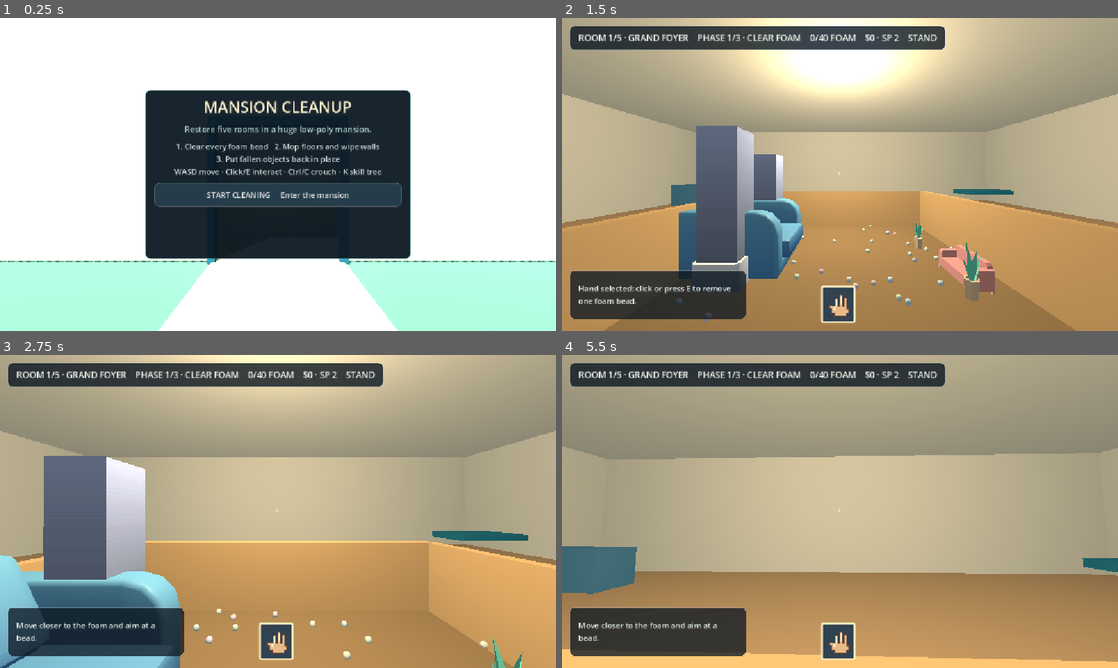
Above: before the commit, frames 1-4 (two rows, left to right).
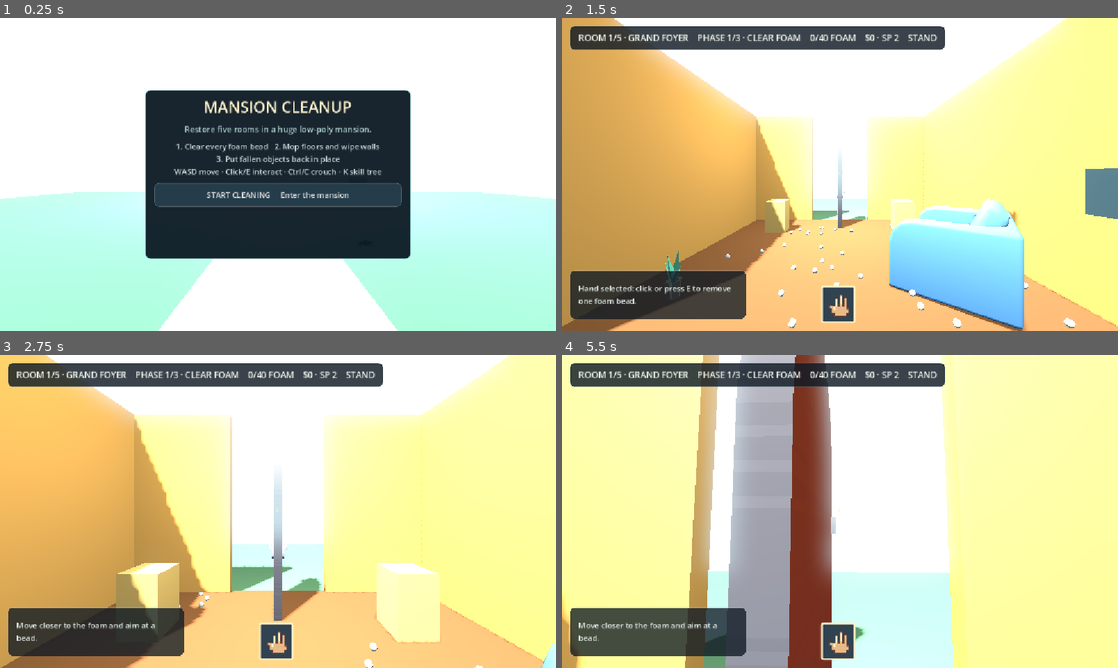
Above: after the commit, the same moments.

Repository: OuanEng/gay
Game: Godot game, scene res://house_main.tscn
Two runs of this game, one before a commit and one after it. Both use one fixed random seed, a clock stepped at 60 frames per second and the inputs below.
Inputs (mouse positions are in pixels of both pictures, inside the frame that each line leads up to):
- Up to frame 1 (0.25 s): no input
- Up to frame 2 (1.5 s): click "START CLEANING Enter the mans…" at 0.5 s; click (840, 305) at 1.25 s
- Up to frame 3 (2.75 s): tap E at 2 s; move the mouse to (305, 511) at 2.02 s; hold W from 2.03 s (still down); tap R at 2.1 s; click (305, 511) at 2.17 s
- Up to frame 4 (5.5 s): move the mouse to (812, 511) at 2.77 s; tap M at 2.85 s; release W at 3.5 s; click "START CLEANING Enter the mans…" at 3.5 s; tap Space at 4.25 s; move the mouse to (851, 505) at 4.27 s; hold W from 4.28 s (still down); tap U at 4.35 s; move the mouse to (834, 517) at 5.02 s; tap B at 5.1 s; click (834, 517) at 5.17 s

The runs differ from the first frame. In frame 1, 12% of the frame differs, in the area x 0-100%, y 55-79%; in frame 2, 84%; in frame 3, 91%, in the area x 0-100%, y 0-100%; in frame 4, 91%.

Commit message:
Redesign all mansion room layouts

Diff:
--- a/house_game.gd
+++ b/house_game.gd
@@ -122,6 +122,8 @@
 	"res://assets/kenney_food/plate-dinner.glb", "res://assets/kenney_furniture/books.glb",
 	"res://assets/kenney_furniture/cardboardBoxOpen.glb"
 ]
+var current_walkable_rects: Array[Rect2] = []
+var blocked_spawn_rects: Array[Rect2] = []
 
 
 func _ready() -> void:
@@ -211,27 +213,8 @@
 	room_light.omni_range = 19.0
 	add_child(room_light)
 	var grass := make_material(Color("6aa987"))
-	var floor_mat := make_material(Color("d6a875"))
-	var wall_mat := make_material(Color("f6e9ce"))
-	var trim_mat := make_material(Color("277f91"))
 	box("Yard", Vector3(0.0, -0.22, 7.0), Vector3(38.0, 0.4, 32.0), grass)
-	box("House floor", Vector3(0.0, -0.04, -1.0), Vector3(18.0, 0.14, 16.0), floor_mat)
-	box("Back wall", Vector3(0.0, 2.1, -9.0), Vector3(18.0, 4.2, 0.22), wall_mat)
-	box("Left wall", Vector3(-9.0, 2.1, -1.0), Vector3(0.22, 4.2, 16.0), wall_mat)
-	box("Right wall", Vector3(9.0, 2.1, -1.0), Vector3(0.22, 4.2, 16.0), wall_mat)
-	# The front wall leaves a walkable doorway in its center.
-	box("Front wall left", Vector3(-5.1, 2.1, 7.0), Vector3(7.8, 4.2, 0.22), wall_mat)
-	box("Front wall right", Vector3(5.1, 2.1, 7.0), Vector3(7.8, 4.2, 0.22), wall_mat)
-	box("Door lintel", Vector3(0.0, 3.4, 7.0), Vector3(2.4, 1.6, 0.22), wall_mat)
-	box("Door frame left", Vector3(-1.24, 1.3, 7.12), Vector3(0.15, 2.6, 0.2), trim_mat, false)
-	box("Door frame right", Vector3(1.24, 1.3, 7.12), Vector3(0.15, 2.6, 0.2), trim_mat, false)
-	box("Door frame top", Vector3(0.0, 2.65, 7.12), Vector3(2.6, 0.15, 0.2), trim_mat, false)
-	box("Ceiling", Vector3(0.0, 4.25, -1.0), Vector3(18.0, 0.18, 16.0), wall_mat)
 	box("Welcome path", Vector3(0.0, 0.005, 10.0), Vector3(2.5, 0.03, 6.0), make_material(Color("f1c5a0")), false)
-	# Simple furniture gives the search room recognizable landmarks.
-	box("Sofa", Vector3(-7.0, 0.55, -6.8), Vector3(2.5, 1.0, 0.9), make_material(Color("558eaa")))
-	box("Table", Vector3(6.8, 0.75, -6.2), Vector3(2.0, 0.2, 1.3), trim_mat)
-	box("Shelf", Vector3(8.2, 1.0, 2.0), Vector3(0.8, 2.0, 2.6), trim_mat)
 	make_light_switch()
 	foam_root = Node3D.new()
 	foam_root.name = "FoamAndPearls"
@@ -862,54 +845,160 @@
 
 func random_room_spot(rng: RandomNumberGenerator) -> Vector2:
 	var bounds := level_bounds()
-	for attempt in 20:
+	for attempt in 80:
 		var x := rng.randf_range(bounds.x, bounds.y)
 		var z := rng.randf_range(bounds.z, bounds.w)
-		var inside_sofa := x < -5.5 and z < -6.15
-		var inside_shelf := x > 7.6 and z > 0.45 and z < 3.55
-		if not inside_sofa and not inside_shelf:
+		for rect in current_walkable_rects:
+			if rect.has_point(Vector2(x, z)) and not point_is_spawn_blocked(Vector2(x, z)):
+				return Vector2(x, z)
+		if current_walkable_rects.is_empty():
 			return Vector2(x, z)
 	return Vector2.ZERO
 
 
+func point_is_spawn_blocked(point: Vector2) -> bool:
+	for rect in blocked_spawn_rects:
+		if rect.has_point(point):
+			return true
+	return false
+
+
+func reserve_spawn_area(center: Vector2, size: Vector2) -> void:
+	blocked_spawn_rects.append(Rect2(center - size * 0.5, size))
+
+
 func level_bounds() -> Vector4:
-	var sizes := [2.4, 3.4, 4.6, 6.0, 8.0]
-	var size: float = sizes[current_level - 1]
-	return Vector4(-size, size, -size, minf(size, 6.4))
+	var bounds := [
+		Vector4(-2.8, 2.8, -3.0, 2.5), Vector4(-4.3, 4.3, -4.0, 3.5),
+		Vector4(-5.8, 5.8, -5.0, 4.8), Vector4(-7.0, 7.0, -6.0, 5.8),
+		Vector4(-8.5, 8.5, -7.0, 6.4)
+	]
+	return bounds[current_level - 1]
 
 
 func build_level_layout() -> void:
 	for child in stage_root.get_children():
 		child.queue_free()
+	current_walkable_rects.clear()
+	blocked_spawn_rects.clear()
+	match current_level:
+		1: build_foyer_map()
+		2: build_guest_suite_map()
+		3: build_dining_map()
+		4: build_library_map()
+		_: build_ballroom_map()
 	var bounds := level_bounds()
+	light_switch.position = Vector3(bounds.y - 0.14, 1.35, bounds.w - 0.8)
+	light_switch.rotation.y = -PI * 0.5
+
+
+func add_floor_section(rect: Rect2, color: Color) -> void:
+	current_walkable_rects.append(rect.grow(-0.28))
+	var floor_mesh := BoxMesh.new()
+	floor_mesh.size = Vector3(rect.size.x, 0.018, rect.size.y)
+	var floor_visual := MeshInstance3D.new()
+	floor_visual.mesh = floor_mesh
+	floor_visual.position = Vector3(rect.position.x + rect.size.x * 0.5, 0.039, rect.position.y + rect.size.y * 0.5)
+	floor_visual.material_override = make_material(color)
+	stage_root.add_child(floor_visual)
+	var floor_body := StaticBody3D.new()
+	floor_body.position = Vector3(rect.position.x + rect.size.x * 0.5, -0.035, rect.position.y + rect.size.y * 0.5)
+	var floor_shape := BoxShape3D.new()
+	floor_shape.size = Vector3(rect.size.x, 0.12, rect.size.y)
+	var floor_collider := CollisionShape3D.new()
+	floor_collider.shape = floor_shape
+	floor_body.add_child(floor_collider)
+	stage_root.add_child(floor_body)
+
+
+func build_room_shell(bounds: Vector4, color: Color, back_opening: float = 0.0) -> void:
 	var width := bounds.y - bounds.x
 	var depth := bounds.w - bounds.z
-	var accent_colors := [Color("d8a86d"), Color("78aab4"), Color("b184aa"), Color("79a778")]
-	var accent: Color = accent_colors[(current_level - 1) % accent_colors.size()]
-	var floor_mesh := BoxMesh.new()
-	floor_mesh.size = Vector3(width + 0.35, 0.018, depth + 0.35)
-	var floor_visual := MeshInstance3D.new()
-	floor_visual.mesh = floor_mesh
-	# Keep the decorative level floor slightly above the house floor to prevent z-fighting.
-	floor_visual.position = Vector3(0.0, 0.039, (bounds.z + bounds.w) * 0.5)
-	floor_visual.material_override = make_material(accent.darkened(0.28))
-	stage_root.add_child(floor_visual)
-	add_stage_wall(Vector3(bounds.x, 0.55, (bounds.z + bounds.w) * 0.5), Vector3(0.16, 1.1, depth), accent)
-	add_stage_wall(Vector3(bounds.y, 0.55, (bounds.z + bounds.w) * 0.5), Vector3(0.16, 1.1, depth), accent)
-	add_stage_wall(Vector3(0.0, 0.55, bounds.z), Vector3(width, 1.1, 0.16), accent)
-	# Each restored room has its own low-poly furniture set and grows with the mansion.
-	var paths: Array = room_asset_paths[current_level - 1]
-	var furniture := 4 + current_level * 2
-	for i in furniture:
-		var side := -1.0 if i % 2 == 0 else 1.0
-		var x := side * (width * 0.34)
-		var z := lerpf(bounds.z + 0.9, bounds.w - 0.9, float(i + 1) / float(furniture + 1))
-		var yaw := PI * 0.5 if side < 0.0 else -PI * 0.5
-		place_room_asset(paths[i % paths.size()], Vector3(x, 0.055, z), yaw, 0.82 + 0.08 * float(i % 3))
-	if current_level >= 3:
-		place_room_asset("res://assets/kenney_building/door-rotate-round-a.glb", Vector3(0.0, 0.05, bounds.z + 0.12), 0.0, 1.25)
-	if current_level == 5:
-		place_room_asset("res://assets/kenney_building/stairs-center-short.glb", Vector3(0.0, 0.05, bounds.z + 1.4), 0.0, 1.45)
+	add_stage_wall(Vector3(bounds.x, 1.7, (bounds.z + bounds.w) * 0.5), Vector3(0.18, 3.4, depth), color, true)
+	add_stage_wall(Vector3(bounds.y, 1.7, (bounds.z + bounds.w) * 0.5), Vector3(0.18, 3.4, depth), color, true)
+	if back_opening <= 0.0:
+		add_stage_wall(Vector3(0.0, 1.7, bounds.z), Vector3(width, 3.4, 0.18), color, true)
+	else:
+		var side_width := (width - back_opening) * 0.5
+		add_stage_wall(Vector3(bounds.x + side_width * 0.5, 1.7, bounds.z), Vector3(side_width, 3.4, 0.18), color, true)
+		add_stage_wall(Vector3(bounds.y - side_width * 0.5, 1.7, bounds.z), Vector3(side_width, 3.4, 0.18), color, true)
+
+
+func build_foyer_map() -> void:
+	var b := level_bounds()
+	add_floor_section(Rect2(-2.8, -3.0, 5.6, 5.5), Color("8a5e3b"))
+	build_room_shell(b, Color("d5a85c"), 1.8)
+	add_stage_wall(Vector3(-1.65, 0.42, -1.7), Vector3(0.5, 0.84, 0.5), Color("e4c77b"), true)
+	add_stage_wall(Vector3(1.65, 0.42, -1.7), Vector3(0.5, 0.84, 0.5), Color("e4c77b"), true)
+	place_room_asset(room_asset_paths[0][1], Vector3(-2.0, 0.055, 1.25), PI * 0.5, 0.85)
+	place_room_asset(room_asset_paths[0][2], Vector3(1.65, 0.055, 0.75), -PI * 0.7, 0.9)
+	place_room_asset("res://assets/kenney_building/door-rotate-round-a.glb", Vector3(0, 0.05, -2.9), 0, 1.1)
+	reserve_spawn_area(Vector2(-2.0, 1.25), Vector2(1.2, 1.2))
+	reserve_spawn_area(Vector2(1.65, 0.75), Vector2(1.4, 1.4))
+	reserve_spawn_area(Vector2(0, -2.4), Vector2(2.0, 1.0))
+
+
+func build_guest_suite_map() -> void:
+	var b := level_bounds()
+	add_floor_section(Rect2(-4.3, -4.0, 8.6, 5.3), Color("497f88"))
+	add_floor_section(Rect2(-1.8, 1.3, 6.1, 2.2), Color("5f9298"))
+	build_room_shell(b, Color("72b0b7"), 1.5)
+	add_stage_wall(Vector3(-1.8, 0.7, 2.35), Vector3(0.18, 1.4, 2.3), Color("72b0b7"), true)
+	place_room_asset(room_asset_paths[1][0], Vector3(-2.35, 0.055, -2.25), PI * 0.5, 1.05)
+	place_room_asset(room_asset_paths[1][1], Vector3(2.65, 0.055, -1.8), -PI * 0.5, 0.95)
+	place_room_asset(room_asset_paths[1][2], Vector3(1.6, 0.055, 2.55), PI, 0.9)
+	place_room_asset(room_asset_paths[1][3], Vector3(0.0, 0.05, -0.3), 0, 1.4)
+	reserve_spawn_area(Vector2(-2.35, -2.25), Vector2(2.5, 2.2))
+	reserve_spawn_area(Vector2(2.65, -1.8), Vector2(1.8, 1.4))
+	reserve_spawn_area(Vector2(0, -0.3), Vector2(2.4, 1.8))
+
+
+func build_dining_map() -> void:
+	var b := level_bounds()
+	add_floor_section(Rect2(-5.8, -5.0, 11.6, 9.8), Color("78464f"))
+	build_room_shell(b, Color("b06a72"), 2.4)
+	for x in [-4.7, 4.7]:
+		place_room_asset("res://assets/kenney_building/column-wide.glb", Vector3(x, 0.05, -3.7), 0, 1.1)
+	for z in [-2.5, 0.0, 2.5]:
+		place_room_asset(room_asset_paths[2][0], Vector3(0.0, 0.055, z), 0, 1.0)
+		place_room_asset(room_asset_paths[2][1], Vector3(-2.0, 0.055, z), PI * 0.5, 0.9)
+		place_room_asset(room_asset_paths[2][1], Vector3(2.0, 0.055, z), -PI * 0.5, 0.9)
+	place_room_asset(room_asset_paths[2][2], Vector3(0, 0.83, 0), 0, 0.75)
+	reserve_spawn_area(Vector2(0, 0), Vector2(5.0, 7.8))
+
+
+func build_library_map() -> void:
+	var b := level_bounds()
+	add_floor_section(Rect2(-7.0, -6.0, 14.0, 8.0), Color("3e674f"))
+	add_floor_section(Rect2(-4.8, 2.0, 9.6, 3.8), Color("52795f"))
+	build_room_shell(b, Color("73946d"), 1.8)
+	add_stage_wall(Vector3(0, 0.7, 2.0), Vector3(4.0, 1.4, 0.16), Color("73946d"), true)
+	for x in [-5.9, -3.0, 3.0, 5.9]:
+		place_room_asset(room_asset_paths[3][0], Vector3(x, 0.055, -5.35), 0, 1.0)
+	place_room_asset(room_asset_paths[3][3], Vector3(0, 0.055, 3.8), PI, 1.05)
+	place_room_asset(room_asset_paths[3][2], Vector3(-2.4, 0.75, 3.55), 0, 0.85)
+	reserve_spawn_area(Vector2(0, -5.25), Vector2(13.0, 1.3))
+	reserve_spawn_area(Vector2(0, 3.8), Vector2(3.4, 1.8))
+
+
+func build_ballroom_map() -> void:
+	var b := level_bounds()
+	add_floor_section(Rect2(-8.5, -5.2, 17.0, 10.0), Color("665080"))
+	add_floor_section(Rect2(-6.7, -7.0, 13.4, 1.8), Color("4e3c67"))
+	add_floor_section(Rect2(-6.7, 4.8, 13.4, 1.6), Color("806394"))
+	build_room_shell(b, Color("a17bb0"), 3.0)
+	for x in [-7.2, -4.8, 4.8, 7.2]:
+		place_room_asset(room_asset_paths[4][0], Vector3(x, 0.055, -4.3), 0, 1.2)
+	for x in [-5.7, 0.0, 5.7]:
+		place_room_asset(room_asset_paths[4][1], Vector3(x, 0.055, 1.8), 0, 1.0)
+	place_room_asset("res://assets/kenney_building/stairs-center-short.glb", Vector3(0, 0.05, -5.8), 0, 1.65)
+	place_room_asset(room_asset_paths[4][2], Vector3(-6.6, 0.055, 4.0), PI * 0.5, 1.05)
+	place_room_asset(room_asset_paths[4][2], Vector3(6.6, 0.055, 4.0), -PI * 0.5, 1.05)
+	reserve_spawn_area(Vector2(0, -5.6), Vector2(14.0, 2.2))
+	reserve_spawn_area(Vector2(-6.6, 4.0), Vector2(2.0, 1.6))
+	reserve_spawn_area(Vector2(6.6, 4.0), Vector2(2.0, 1.6))
+	for x in [-5.7, 0.0, 5.7]:
+		reserve_spawn_area(Vector2(x, 1.8), Vector2(1.8, 1.8))
 
 
 func place_room_asset(path: String, position: Vector3, yaw: float = 0.0, uniform_scale: float = 1.0, parent: Node3D = stage_root) -> Node3D:
@@ -926,7 +1015,7 @@
 	return model
 
 
-func add_stage_wall(position: Vector3, size: Vector3, color: Color) -> void:
+func add_stage_wall(position: Vector3, size: Vector3, color: Color, with_collision: bool = false) -> void:
 	var mesh := BoxMesh.new()
 	mesh.size = size
 	var visual := MeshInstance3D.new()
@@ -934,23 +1023,36 @@
 	visual.position = position
 	visual.material_override = make_material(color)
 	stage_root.add_child(visual)
+	if with_collision:
+		var body := StaticBody3D.new()
+		body.position = position
+		var shape := BoxShape3D.new()
+		shape.size = size
+		var collider := CollisionShape3D.new()
+		collider.shape = shape
+		body.add_child(collider)
+		stage_root.add_child(body)
 
 
 func build_cleanup_tasks(rng: RandomNumberGenerator) -> void:
 	var bounds := level_bounds()
 	for i in room_dirt_counts[current_level - 1]:
 		var on_wall: bool = i % 2 == 1
-		var pos := Vector3(rng.randf_range(bounds.x + 0.7, bounds.y - 0.7), 0.065, rng.randf_range(bounds.z + 0.7, bounds.w - 0.7))
+		var floor_spot := random_room_spot(rng)
+		var pos := Vector3(floor_spot.x, 0.065, floor_spot.y)
 		var size := Vector3(0.72, 0.025, 0.72)
 		if on_wall:
-			pos = Vector3(rng.randf_range(bounds.x + 0.8, bounds.y - 0.8), rng.randf_range(0.7, 2.2), bounds.z + 0.11)
-			size = Vector3(0.72, 0.62, 0.04)
+			var wall_x := bounds.x + 0.11 if i % 4 == 1 else bounds.y - 0.11
+			pos = Vector3(wall_x, rng.randf_range(0.7, 2.2), rng.randf_range(bounds.z + 0.8, bounds.w - 0.8))
+			size = Vector3(0.04, 0.62, 0.72)
 		var dirt := make_cleanup_body("Wall grime" if on_wall else "Floor dirt", pos, size, Color("665044"), 8)
 		dirt_spots.append(dirt)
 	for i in room_item_counts[current_level - 1]:
-		var pos2 := Vector3(rng.randf_range(bounds.x + 0.9, bounds.y - 0.9), 0.20, rng.randf_range(bounds.z + 0.9, bounds.w - 0.9))
+		var item_spot := random_room_spot(rng)
+		var pos2 := Vector3(item_spot.x, 0.20, item_spot.y)
 		var item := make_asset_cleanup_body(pos2, fallen_asset_paths[i % fallen_asset_paths.size()])
-		var target := Vector3(lerpf(bounds.x + 0.8, bounds.y - 0.8, float(i + 1) / float(room_item_counts[current_level - 1] + 1)), 0.20, bounds.z + 0.55)
+		var target_spot := random_room_spot(rng)
+		var target := Vector3(target_spot.x, 0.20, target_spot.y)
 		item.set_meta("target", target)
 		misplaced_items.append(item)
 		var marker_mesh := BoxMesh.new()
Not shown, changed: docs/index.html
Not shown, changed: docs/index.pck
